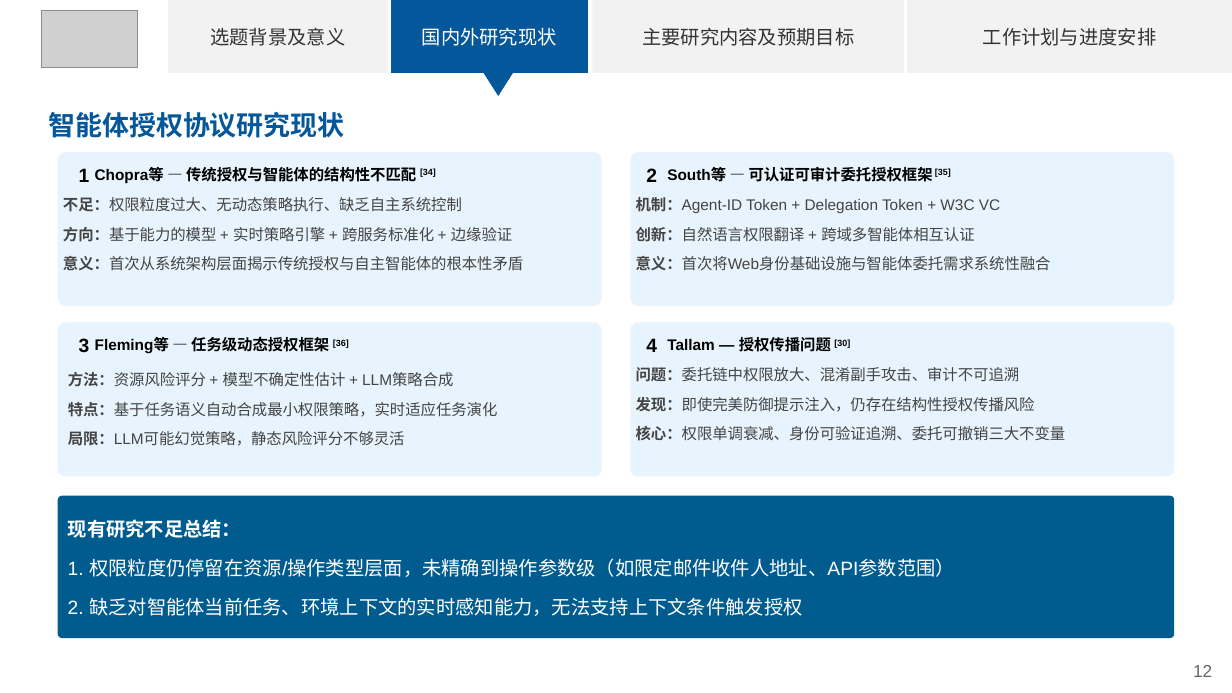
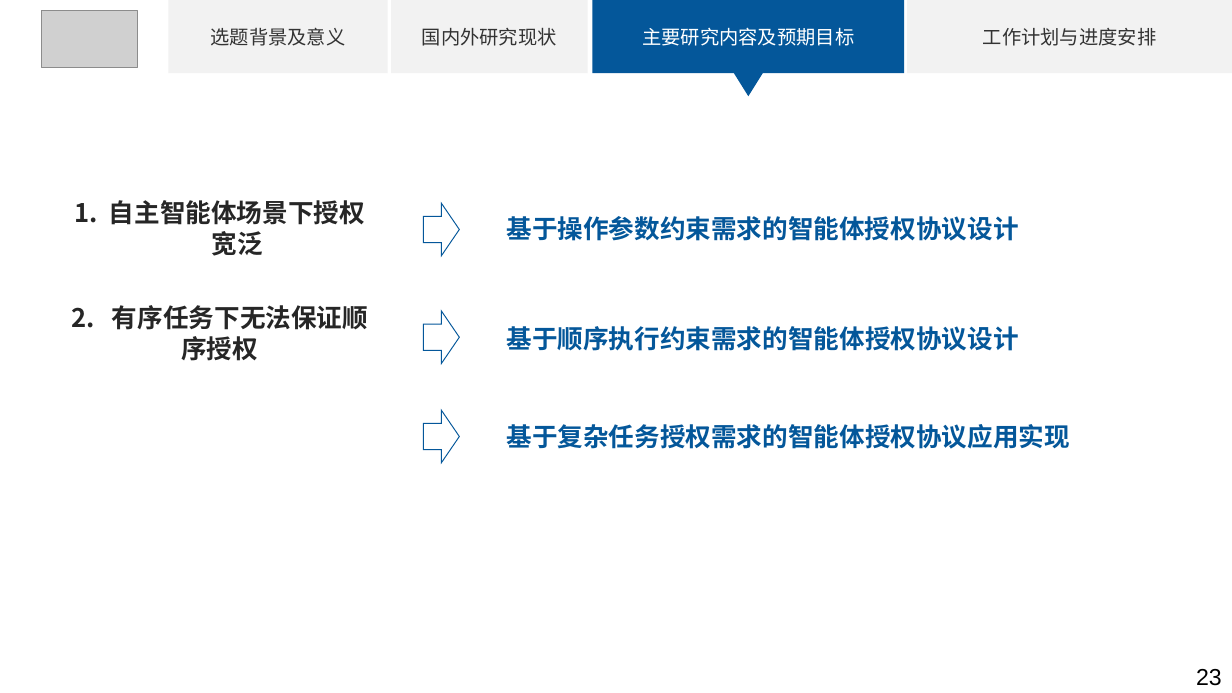
Before and after one commit to tiaxiaoer/Graduate-Paper, a slide deck: slide 2 of Graduate-Paper/Proposal/开题答辩/临时.pptx. Drawn at 1232x693 pixels with LibreOffice and Linux fonts; fonts in the diff are those of the drawing; grey boxes stand for pictures. Boxes give left, top, right and bottom in pixels: in the first picture for what was removed or moved away, otherwise in the second. Text is boxed around its words. In the diff, an @@ line names an element or a change of style, - is before the commit and + after.

```diff
--- a/Graduate-Paper/Proposal/开题答辩/临时.pptx
+++ b/Graduate-Paper/Proposal/开题答辩/临时.pptx
@@ rectangle at (391, 0, 588, 73): fill #04579A to #F2F2F2; outline #04579A 1 pt to none @@
@@ text "国内外研究现状" at (422, 28, 557, 46): text colour #FFFFFF to #333333 @@
@@ rectangle at (592, 0, 904, 73): fill #F2F2F2 to #04579A @@
@@ text "主要研究内容及预期目标" at (642, 27, 854, 46): text colour #333333 to #FFFFFF @@
@@ triangle: place and size @@
-triangle at (484, 73, 513, 96)
+triangle at (734, 73, 763, 96)
@@ text removed at (49, 112, 345, 138) @@
-智能体授权协议研究现状
@@ rounded rectangle removed at (58, 152, 601, 306) @@
@@ text removed at (79, 168, 90, 182) @@
-1
@@ text removed at (95, 167, 436, 183) @@
-Chopra等 — 传统授权与智能体的结构性不匹配 [34]
@@ rounded rectangle removed at (631, 152, 1174, 306) @@
@@ text removed at (646, 168, 657, 182) @@
-2
@@ text removed at (667, 167, 951, 182) @@
-South等 — 可认证可审计委托授权框架 [35]
@@ text removed at (63, 197, 523, 271) @@
-不足：权限粒度过大、无动态策略执行、缺乏自主系统控制
-方向：基于能力的模型 + 实时策略引擎 + 跨服务标准化 + 边缘验证
-意义：首次从系统架构层面揭示传统授权与自主智能体的根本性矛盾
@@ text removed at (636, 197, 1051, 271) @@
-机制：Agent-ID Token + Delegation Token + W3C VC
-创新：自然语言权限翻译 + 跨域多智能体相互认证
-意义：首次将Web身份基础设施与智能体委托需求系统性融合
@@ rounded rectangle removed at (58, 322, 601, 476) @@
@@ group added at (71, 200, 1069, 463): 5 texts, 3 right arrows @@
+基于操作参数约束需求的智能体授权协议设计
+基于顺序执行约束需求的智能体授权协议设计
+基于复杂任务授权需求的智能体授权协议应用实现
+1. 自主智能体场景下授权宽泛
+2. 有序任务下无法保证顺序授权
@@ rounded rectangle removed at (631, 322, 1174, 476) @@
@@ text removed at (79, 338, 90, 353) @@
-3
@@ text removed at (95, 337, 349, 354) @@
-Fleming等 — 任务级动态授权框架 [36]
@@ text removed at (646, 338, 657, 352) @@
-4
@@ text removed at (667, 335, 850, 355) @@
-Tallam — 授权传播问题 [30]
@@ text removed at (68, 372, 498, 446) @@
-方法：资源风险评分 + 模型不确定性估计 + LLM策略合成
-特点：基于任务语义自动合成最小权限策略，实时适应任务演化
-局限：LLM可能幻觉策略，静态风险评分不够灵活
@@ text removed at (636, 367, 1066, 441) @@
-问题：委托链中权限放大、混淆副手攻击、审计不可追溯
-发现：即使完美防御提示注入，仍存在结构性授权传播风险
-核心：权限单调衰减、身份可验证追溯、委托可撤销三大不变量
@@ rounded rectangle removed at (58, 495, 1174, 638) @@
@@ text removed at (68, 519, 955, 616) @@
-现有研究不足总结：
-1. 权限粒度仍停留在资源/操作类型层面，未精确到操作参数级（如限定邮件收件人地址、API参数范围）
-2. 缺乏对智能体当前任务、环境上下文的实时感知能力，无法支持上下文条件触发授权
@@ text removed at (1193, 665, 1212, 677) @@
-12
@@ text added at (1196, 669, 1222, 686), 24 pt, text #000000 @@
+23
```
Also in this commit, not shown: 1 slide added, 1 slide removed, 14 other files.
